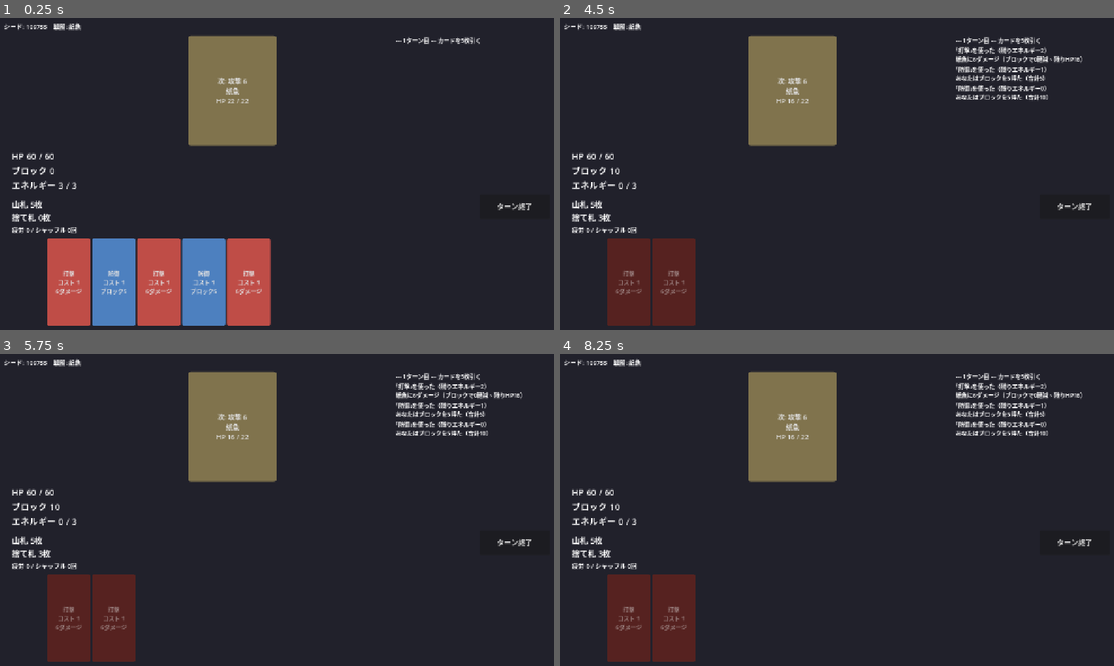
Above: before the commit, frames 1-4 (two rows, left to right).
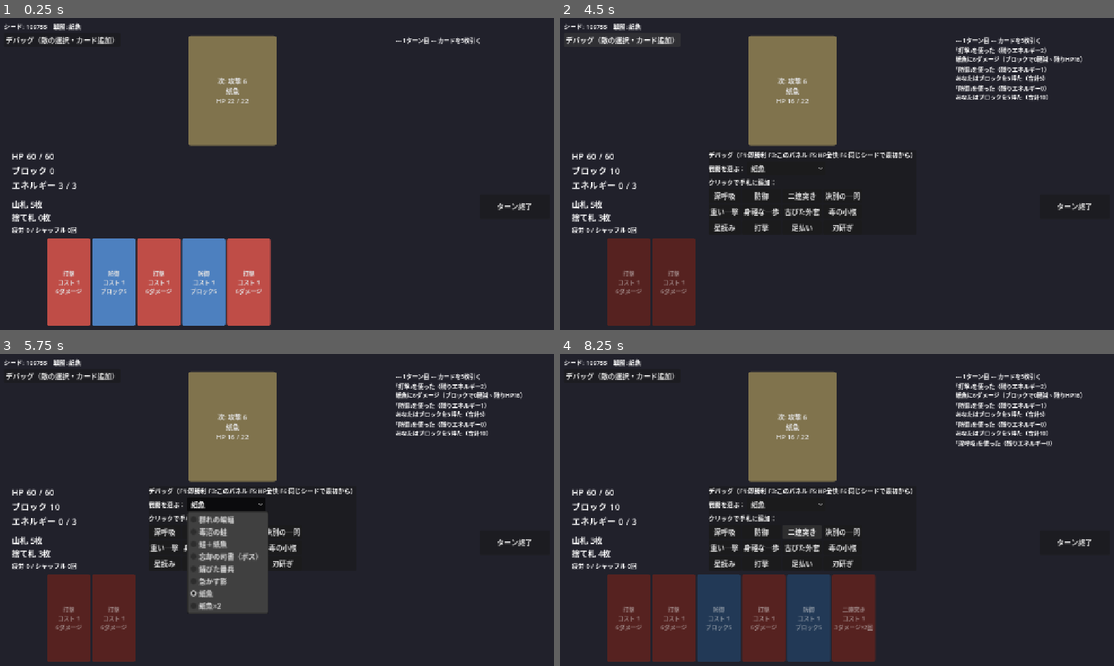
Above: after the commit, the same moments.

Repository: syamisenn99-lab/Game
Game: Godot game, scene res://scenes/battle/battle.tscn
Same seed, same stepped clock (60 frames per second), same inputs: the game is played once before the commit and once after it.
Inputs (mouse positions are in pixels of both pictures, inside the frame that each line leads up to):
- Up to frame 1 (0.25 s): no input
- Up to frame 2 (4.5 s): click "次: 攻撃 6 紙魚 HP 22 / 22" at 0.5 s; click "打撃 コスト 1 6ダメージ" at 1.25 s; click "次: 攻撃 6 紙魚 HP 16 / 22" at 2 s; click "防御 コスト 1 ブロック5" at 2.75 s; click "防御 コスト 1 ブロック5" at 3.5 s; click (620, 39) at 4.25 s, where only the run after the commit has a clickable "デバッグ（敵の選択・カード追加）"
- Up to frame 3 (5.75 s): click (227, 503) at 5 s, where only the run after the commit has a clickable "紙魚"
- Up to frame 4 (8.25 s): click (726, 531) at 5.75 s, where only the run after the commit has a clickable "深呼吸"; click (720, 619) at 6.5 s, where only the run after the commit has a clickable "深呼吸 コスト 0 2枚引く"; click (759, 531) at 7.25 s, where only the run after the commit has a clickable "防御"; click (803, 531) at 8 s, where only the run after the commit has a clickable "二連突き"

The runs differ from the first frame. In frame 1, 0.3% of the frame differs, in the area x 1-21%, y 5-9%; in frame 2, 1.9%; in frame 3, 6.3%; in frame 4, 11%, in the area x 1-89%, y 5-99%.

Commit message:
デバッグパネルを開くボタンを画面に追加（F3キーが使えない環境向け）
Co-Authored-By: Claude Sonnet 5.5 <noreply@anthropic.com>
Claude-Session: https://claude.ai/code/session_018te2VXwegXGadWkc6K9Gkx

Diff:
--- a/scripts/battle/battle_screen.gd
+++ b/scripts/battle/battle_screen.gd
@@ -129,6 +129,12 @@
 
 	_build_result()
 	_build_debug_panel()
+	if OS.is_debug_build():
+		var debug_button := Button.new()
+		debug_button.text = "デバッグ（敵の選択・カード追加）"
+		debug_button.position = Vector2(12, 34)
+		debug_button.pressed.connect(func() -> void: _debug_panel.visible = not _debug_panel.visible)
+		add_child(debug_button)
 
 
 func _build_result() -> void:
